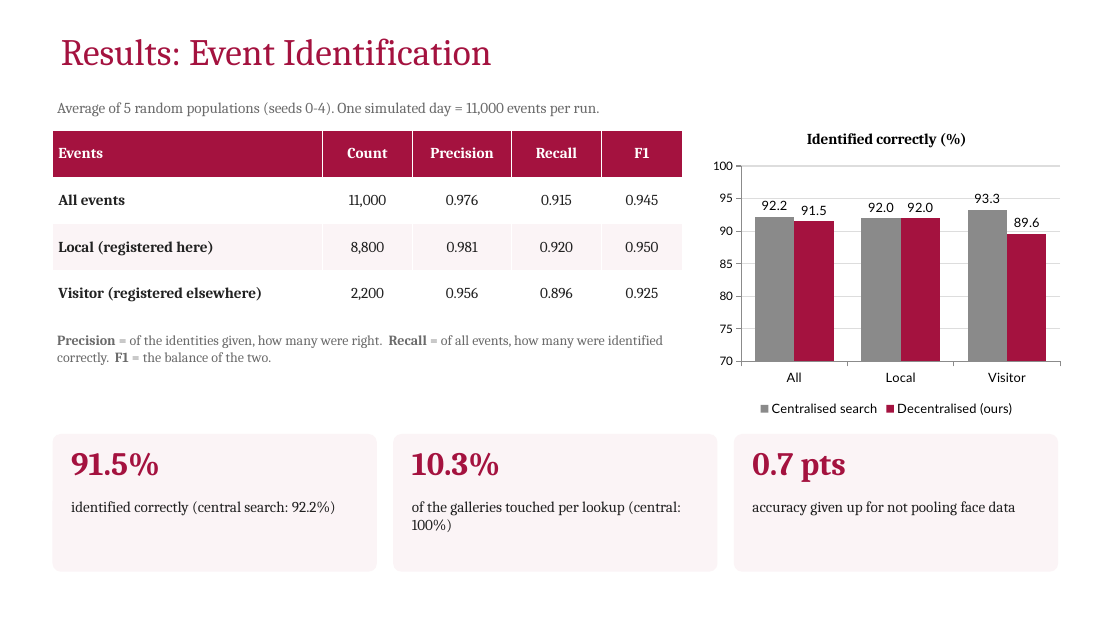
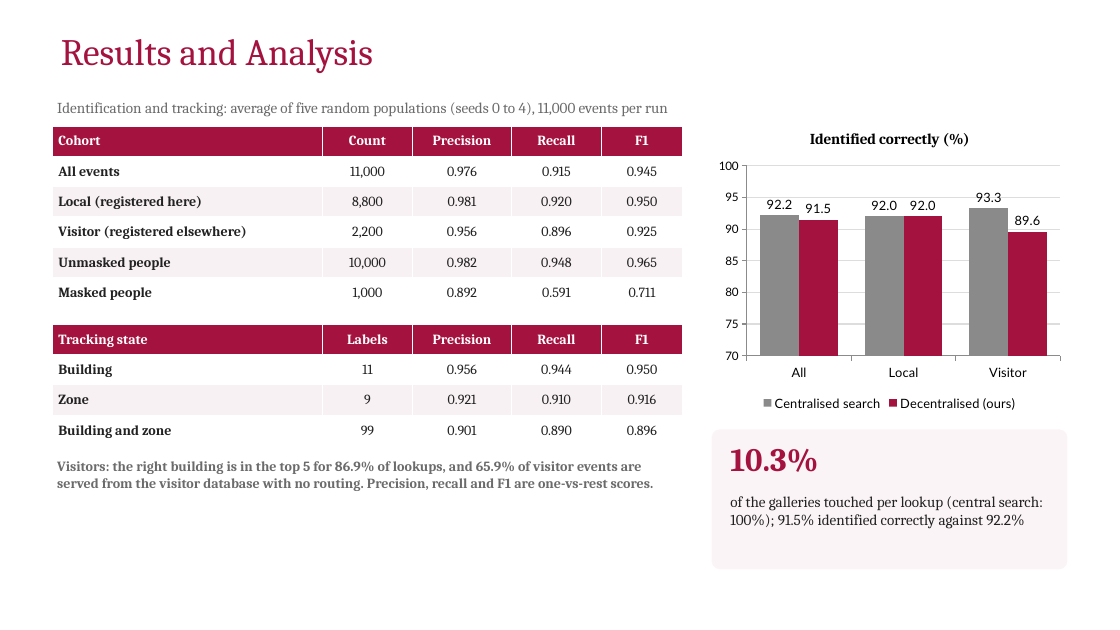
Before and after one commit to yadhu-vipin/Occupant_Tracking_v2, a slide deck: slide 16 of final_review/S7_Final_Review_Group_C3.pptx. Drawn at 1120x630 pixels with LibreOffice and Linux fonts; fonts in the diff are those of the drawing; background and template pictures are left out. Boxes give left, top, right and bottom in pixels: in the first picture for what was removed or moved away, otherwise in the second. Text is boxed around its words. In the diff, an @@ line names an element or a change of style, - is before the commit and + after.

```diff
--- a/final_review/S7_Final_Review_Group_C3.pptx
+++ b/final_review/S7_Final_Review_Group_C3.pptx
@@ title at (61,39,373,73): text changed @@
-Results: Event Identification
+Results and Analysis
@@ text at (57,102,668,117): text changed @@
-Average of 5 random populations (seeds 0-4). One simulated day = 11,000 events per run.
+Identification and tracking: average of five random populations (seeds 0 to 4), 11,000 events per run
@@ column chart: place and size @@
-column chart at (706,117,1068,420)
+column chart at (712,117,1068,414)
@@ table at (52,126,681,308) @@
-row 1, column 1: Events
+row 1, column 1: Cohort
+row 5: Unmasked people | 10,000 | 0.982 | 0.948 | 0.965
+row 6: Masked people | 1,000 | 0.892 | 0.591 | 0.711
@@ table: place and size @@
-table at (52,131,681,318)
+table at (52,126,681,308)
@@ table added at (52,324,681,445), 4 rows, 5 columns @@
+Tracking state | Labels | Precision | Recall | F1
+Building | 11 | 0.956 | 0.944 | 0.950
+Zone | 9 | 0.921 | 0.910 | 0.916
+Building and zone | 99 | 0.901 | 0.890 | 0.896
@@ rounded rectangle removed at (393,434,718,572) @@
@@ rounded rectangle: place and size @@
-rounded rectangle at (52,434,376,572)
+rounded rectangle at (712,429,1068,570)
@@ text "10.3%": place and size @@
-text "10.3%" at (412,453,500,476)
+text "10.3%" at (730,449,818,472)
@@ rounded rectangle removed at (734,434,1059,572) @@
@@ text at (57,461,654,491): text changed; bold on @@
-Precision = of the identities given, how many were right. Recall = of all events, how many were identified correctly. F1 = the balance of the two.
+Visitors: the right building is in the top 5 for 86.9% of lookups, and 65.9% of visitor events are served from the visitor database with no routing. Precision, recall and F1 are one-vs-rest scores.
@@ text removed at (71,453,160,476) @@
-91.5%
@@ text removed at (752,453,846,482) @@
-0.7 pts
@@ text removed at (412,501,681,532) @@
-of the galleries touched per lookup (central: 100%)
@@ text at (730,496,1043,529): text changed @@
-identified correctly (central search: 92.2%)
+of the galleries touched per lookup (central search: 100%); 91.5% identified correctly against 92.2%
@@ text removed at (752,501,1016,516) @@
-accuracy given up for not pooling face data
```
Also in this commit, not shown: 10 other slides changed, 5 slides removed, 2 other files.
